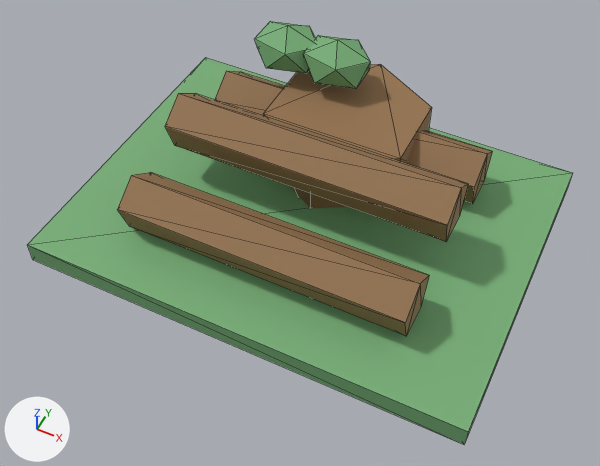
An edit to the glTF model public/assets/harthmere/glb/gathering_nodes/greenmere_oak_grove/greenmere_oak_grove.lod1.glb, drawn before and after from the same camera.
Both versions are drawn from a camera (50 mm lens) standing at (1.34, -2.81, 3.39) and looking at (0.05, -0.23, 0.17). Arrows for +X, +Y and +Z are at lower left; the lights stay in place. The older version comes first. Mesh edges are drawn as thin lines. Where no turn or scale is listed for an object, it has been applied to the vertices. Vertices at exactly the same position are counted once.
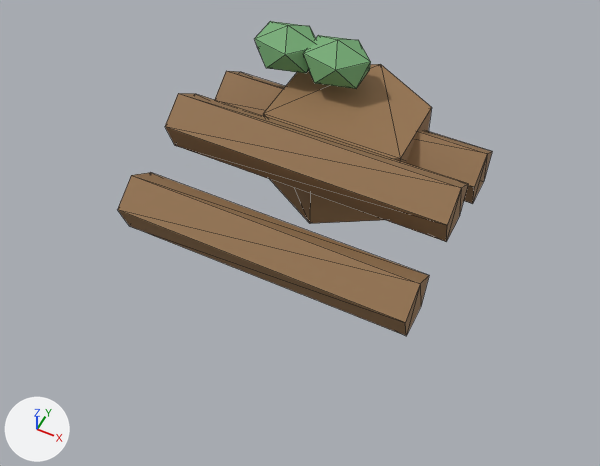
Where the newer file only moved an object's origin or applied its transform, the numbers keep the older frame.

Location of each change, [x1, y1, x2, y2] in pixels of the pictures (600 x 466 px):
'Mesh_0', reshaped (31% narrower, 25% shorter)
    before: [28, 21, 572, 444]
    after: [118, 21, 492, 336]
part 1 of me_mesh_0, deleted (green)
    before: [28, 57, 572, 444]

What the commit changed:
me_mesh_0 is used by ob_mesh_0; location (-1.2, 0.91, 0.0).
me_mesh_0 had 74 vertices, 120 faces and spanned x 0.0..2.4, y -1.81..0.0, z 0.0..0.76.
me_mesh_0 now has 66 vertices, 108 faces and spans x 0.42..1.98, y -1.54..0.0, z 0.0..0.76.
me_mesh_0 part 1: the loose piece of 8 vertices spanning x 0.0..2.4, y -1.81..-0.01, z 0.0..0.12 is deleted.
